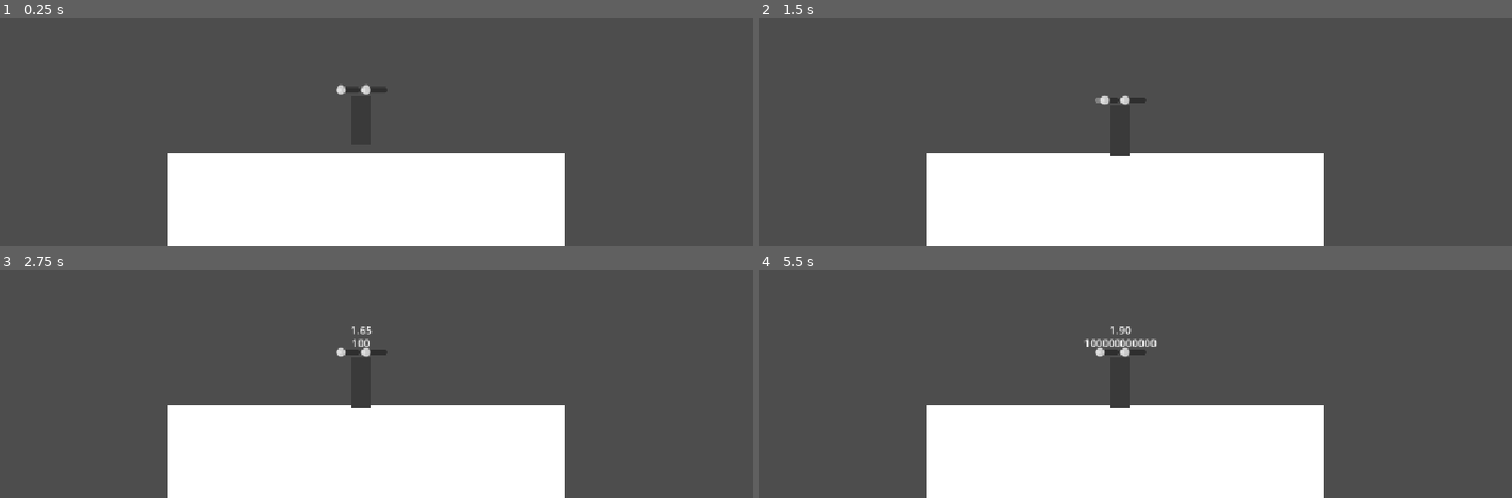
Above: before the commit, frames 1-4 (two rows, left to right).
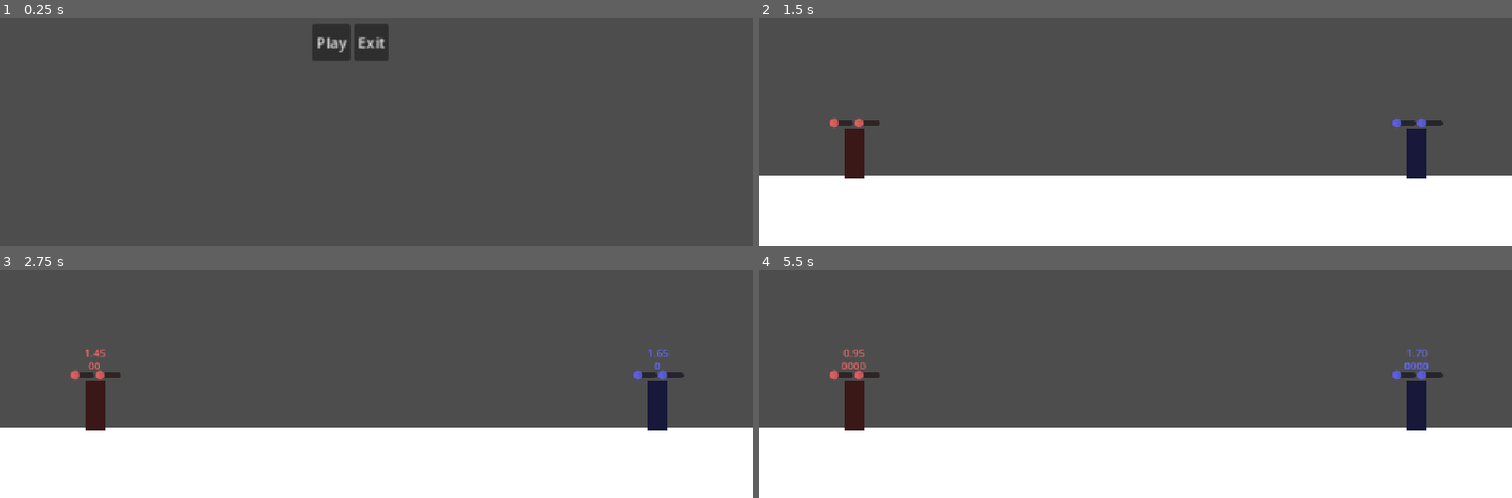
Above: after the commit, the same moments.

Repository: Bolb2019/OneKey
Game: Godot game, scene res://UI/menu.tscn
The game is run twice, just before and just after one commit, with the same random seed, the same clock (stepped at 60 frames per second) and the same inputs. Before the commit the project starts from res://Main/Main.tscn.
Inputs (mouse positions are in pixels of both pictures, inside the frame that each line leads up to):
- Up to frame 1 (0.25 s): no input
- Up to frame 2 (1.5 s): click (1090, 43) at 0.5 s, where only the run after the commit has a clickable "Play"; tap Enter at 1.25 s; move the mouse to (outside the picture) at 1.27 s; hold Right from 1.28 s (still down); hold Space (OneKey, bound only before the commit) from 1.28 s (still down); click (outside the picture) at 1.42 s
- Up to frame 3 (2.75 s): keep holding Right; tap Up at 1.52, 2.27 s; tap Q (OneKey_L, bound only after the commit) at 1.55, 2.1 s; move the mouse to (225, 308) at 2.02 s; release Space (OneKey, bound only before the commit) at 2.03 s; tap N (OneKey_R, bound only after the commit) at 2.3 s
- Up to frame 4 (5.5 s): tap Space (OneKey, bound only before the commit) at 2.75, 3.6, 4.25, 5.3 s; move the mouse to (outside the picture) at 2.77 s; release Right at 2.78 s; hold Left 2.78-3.53 s; hold Space (OneKey, bound only before the commit) 2.78-3.53 s; tap N (OneKey_R, bound only after the commit) at 2.85, 4.55, 5.1 s; tap Enter at 3.5, 5 s; move the mouse to (1097, 370) at 3.52 s; hold Right 3.53-5.03 s; click (1097, 370) at 3.67 s; tap Up at 3.77, 4.52, 5.27 s; tap Q (OneKey_L, bound only after the commit) at 3.8, 4.35 s; move the mouse to (1361, 349) at 4.27 s; move the mouse to (outside the picture) at 5.02 s; hold Left from 5.03 s (still down)

The runs differ from the first frame. In frame 1, 23% of the frame differs, in the area x 22-75%, y 2-100%; in frame 2, 21%; in frame 3, 22%; in frame 4, 22%.

Commit message:
This is better fahhh

Diff:
--- a/Main/Main.tscn
+++ b/Main/Main.tscn
@@ -3,24 +3,45 @@
 [ext_resource type="PackedScene" uid="uid://bhfg834if323s" path="res://Player/Player.tscn" id="1_lxy7q"]
 
 [sub_resource type="RectangleShape2D" id="RectangleShape2D_rxg2q"]
-size = Vector2(610, 233)
+size = Vector2(4454, 233)
 
 [node name="Node2D" type="Node2D" unique_id=1966251440]
 
 [node name="StaticBody2D" type="StaticBody2D" parent="." unique_id=1377056893]
+position = Vector2(5, 4)
 
 [node name="ColorRect" type="ColorRect" parent="StaticBody2D" unique_id=49552153]
-offset_left = 290.0
-offset_top = 324.0
-offset_right = 898.0
-offset_bottom = 557.0
+offset_left = -2239.0
+offset_top = -117.0
+offset_right = 2222.0
+offset_bottom = 116.0
+metadata/_edit_use_anchors_ = true
 
 [node name="CollisionShape2D" type="CollisionShape2D" parent="StaticBody2D" unique_id=1294998750]
-position = Vector2(594, 441)
+position = Vector2(-10, 0)
 shape = SubResource("RectangleShape2D_rxg2q")
 
-[node name="CharacterBody2D" parent="StaticBody2D/CollisionShape2D" unique_id=342607079 instance=ExtResource("1_lxy7q")]
-position = Vector2(-8, -197)
+[node name="ColorRect2" type="ColorRect" parent="StaticBody2D" unique_id=188453257]
+offset_left = -2573.0
+offset_top = -2251.0
+offset_right = -589.0
+offset_bottom = 78.0
+color = Color(0.5714965, 0.11769725, 0.093138106, 0.21568628)
+
+[node name="ColorRect3" type="ColorRect" parent="StaticBody2D" unique_id=721507646]
+offset_left = 604.0
+offset_top = -2250.0
+offset_right = 2588.0
+offset_bottom = 79.0
+color = Color(0.5714965, 0.11769725, 0.093138106, 0.21568628)
 
 [node name="Camera2D" type="Camera2D" parent="." unique_id=1984285792]
-position = Vector2(610, 142)
+position = Vector2(13, -330)
+
+[node name="Player_1" parent="." unique_id=342607079 instance=ExtResource("1_lxy7q")]
+modulate = Color(0.4, 0.41960785, 1, 1)
+position = Vector2(443, -228)
+
+[node name="Player_2" parent="." unique_id=959077909 instance=ExtResource("1_lxy7q")]
+modulate = Color(1, 0.41765028, 0.4195392, 1)
+position = Vector2(-418, -221)
--- a/Player/character_body_2d.gd
+++ b/Player/character_body_2d.gd
@@ -1,4 +1,6 @@
 extends CharacterBody2D
+
+var input = "OneKey_R"
 
 const MOVE_VELOCITY = 300.0
 const JUMP_VELOCITY = -400.0
@@ -15,18 +17,22 @@
 var hold_buffer = 0
 var combo_buffer = 0
 
+func _ready() -> void:
+	if name == "Player_2":
+		input = "OneKey_L"
+
 func _physics_process(delta: float) -> void:
 	time += delta
 	#Start input
-	if Input.is_action_just_pressed("OneKey"):
+	if Input.is_action_just_pressed(input):
 		hold_buffer = time + 1
 
-	if Input.is_action_pressed("OneKey"):
+	if Input.is_action_pressed(input):
 		$Combo/Charge.value = abs(hold_buffer - time - 1)
 		$Combo/Charge2.value = abs(hold_buffer - time - 1)
 
 	#decide if it's a dot or dash
-	if Input.is_action_just_released("OneKey"):
+	if Input.is_action_just_released(input):
 		if time > hold_buffer:
 			Combo_used = Combo_used + str(" ")
 		elif time > hold_buffer - 0.5:
--- /dev/null
+++ b/UI/menu.gd
@@ -0,0 +1,19 @@
+extends Control
+
+
+# Called when the node enters the scene tree for the first time.
+func _ready() -> void:
+	pass # Replace with function body.
+
+
+# Called every frame. 'delta' is the elapsed time since the previous frame.
+func _process(delta: float) -> void:
+	pass
+
+
+func _on_play_pressed() -> void:
+	get_tree().change_scene_to_file("res://Main/Main.tscn")
+
+
+func _on_exit_pressed() -> void:
+	get_tree().quit()
--- /dev/null
+++ b/UI/menu.tscn
@@ -0,0 +1,34 @@
+[gd_scene format=3 uid="uid://dr1mkwa4nlntj"]
+
+[ext_resource type="Script" uid="uid://umac1abxsa40" path="res://UI/menu.gd" id="1_fytbl"]
+
+[node name="Menu" type="Control" unique_id=1218142233]
+layout_mode = 3
+anchors_preset = 15
+anchor_right = 1.0
+anchor_bottom = 1.0
+grow_horizontal = 2
+grow_vertical = 2
+script = ExtResource("1_fytbl")
+
+[node name="HBoxContainer" type="HBoxContainer" parent="." unique_id=519811619]
+layout_mode = 0
+offset_left = 534.0
+offset_top = 302.0
+offset_right = 661.0
+offset_bottom = 342.0
+
+[node name="Play" type="Button" parent="HBoxContainer" unique_id=597477533]
+layout_mode = 2
+text = "Play"
+
+[node name="Exit" type="Button" parent="HBoxContainer" unique_id=1062670255]
+layout_mode = 2
+text = "Exit"
+
+[node name="Camera2D" type="Camera2D" parent="." unique_id=1929184221]
+position = Vector2(603, 314)
+zoom = Vector2(1.42, 1.42)
+
+[connection signal="pressed" from="HBoxContainer/Play" to="." method="_on_play_pressed"]
+[connection signal="pressed" from="HBoxContainer/Exit" to="." method="_on_exit_pressed"]
--- a/project.godot
+++ b/project.godot
@@ -11,7 +11,7 @@
 [application]
 
 config/name="OneKey"
-run/main_scene="uid://b843qeof3a3fe"
+run/main_scene="uid://dr1mkwa4nlntj"
 config/features=PackedStringArray("4.6", "Forward Plus")
 config/icon="res://icon.svg"
 
@@ -29,42 +29,46 @@
 
 [input]
 
-OneKey={
+OneKey_L={
 "deadzone": 0.2,
-"events": [Object(InputEventKey,"resource_local_to_scene":fa …(140 unchanged characters)… d":false,"keycode":0,"physical_keycode":32,"key_label":0,"unicode":32,"location":0,"echo":false,"script":null)
-, Object(InputEventKey,"resource_local_to_scene":false,"resource_name":"","device":-1,"window_id":0,"alt_pressed":false,"shift_pressed":false,"ctrl_pressed":false,"meta_pressed":false,"pressed":false,"keycode":0,"physical_keycode":81,"key_label":0,"unicode":113,"location":0,"echo":false,"script":null)
+"events": [Object(InputEventKey,"resource_local_to_scene":fa …(140 unchanged characters)… d":false,"keycode":0,"physical_keycode":81,"key_label":0,"unicode":113,"location":0,"echo":false,"script":null)
 , Object(InputEventKey,"resource_local_to_scene":false,"resource_name":"","device":-1,"window_id":0,"alt_pressed":false …(183 unchanged characters)…
 , Object(InputEventKey,"resource_local_to_scene":false,"resource_name":"","device":-1,"window_id":0,"alt_pressed":false …(183 unchanged characters)…
 , Object(InputEventKey,"resource_local_to_scene":false,"resource_name":"","device":-1,"window_id":0,"alt_pressed":false …(183 unchanged characters)…
-, Object(InputEventKey,"resource_local_to_scene":false,"reso …(132 unchanged characters)… ":false,"keycode":0,"physical_keycode":89,"key_label":0,"unicode":121,"location":0,"echo":false,"script":null)
-, Object(InputEventKey,"resource_local_to_scene":false,"reso …(131 unchanged characters)… d":false,"keycode":0,"physical_keycode":85,"key_label":0,"unicode":117,"location":0,"echo":false,"script":null)
-, Object(InputEventKey,"resource_local_to_scene":false,"reso …(132 unchanged characters)… ":false,"keycode":0,"physical_keycode":73,"key_label":0,"unicode":105,"location":0,"echo":false,"script":null)
-, Object(InputEventKey,"resource_local_to_scene":false,"reso …(131 unchanged characters)… d":false,"keycode":0,"physical_keycode":79,"key_label":0,"unicode":111,"location":0,"echo":false,"script":null)
-, Object(InputEventKey,"resource_local_to_scene":false,"reso …(132 unchanged characters)… ":false,"keycode":0,"physical_keycode":80,"key_label":0,"unicode":112,"location":0,"echo":false,"script":null)
+, Object(InputEventKey,"resource_local_to_scene":false,"reso …(132 unchanged characters)… ":false,"keycode":0,"physical_keycode":84,"key_label":0,"unicode":116,"location":0,"echo":false,"script":null)
+, Object(InputEventKey,"resource_local_to_scene":false,"reso …(131 unchanged characters)… d":false,"keycode":0,"physical_keycode":71,"key_label":0,"unicode":103,"location":0,"echo":false,"script":null)
+, Object(InputEventKey,"resource_local_to_scene":false,"reso …(132 unchanged characters)… ":false,"keycode":0,"physical_keycode":70,"key_label":0,"unicode":102,"location":0,"echo":false,"script":null)
+, Object(InputEventKey,"resource_local_to_scene":false,"reso …(131 unchanged characters)… d":false,"keycode":0,"physical_keycode":68,"key_label":0,"unicode":100,"location":0,"echo":false,"script":null)
+, Object(InputEventKey,"resource_local_to_scene":false,"reso …(132 unchanged characters)… ":false,"keycode":0,"physical_keycode":83,"key_label":0,"unicode":115,"location":0,"echo":false,"script":null)
 , Object(InputEventKey,"resource_local_to_scene":false,"resource_name":"","device":-1,"window_id":0,"alt_pressed":false …(182 unchanged characters)…
-, Object(InputEventKey,"resource_local_to_scene":false,"resource_name":"","device":-1,"window_id":0,"alt_pressed":false,"shift_pressed":false,"ctrl_pressed":false,"meta_pressed":false,"pressed":false,"keycode":0,"physical_keycode":83,"key_label":0,"unicode":115,"location":0,"echo":false,"script":null)
-, Object(InputEventKey,"resource_local_to_scene":false,"resource_name":"","device":-1,"window_id":0,"alt_pressed":false,"shift_pressed":false,"ctrl_pressed":false,"meta_pressed":false,"pressed":false,"keycode":0,"physical_keycode":68,"key_label":0,"unicode":100,"location":0,"echo":false,"script":null)
-, Object(InputEventKey,"resource_local_to_scene":false,"resource_name":"","device":-1,"window_id":0,"alt_pressed":false,"shift_pressed":false,"ctrl_pressed":false,"meta_pressed":false,"pressed":false,"keycode":0,"physical_keycode":70,"key_label":0,"unicode":102,"location":0,"echo":false,"script":null)
-, Object(InputEventKey,"resource_local_to_scene":false,"resource_name":"","device":-1,"window_id":0,"alt_pressed":false,"shift_pressed":false,"ctrl_pressed":false,"meta_pressed":false,"pressed":false,"keycode":0,"physical_keycode":71,"key_label":0,"unicode":103,"location":0,"echo":false,"script":null)
-, Object(InputEventKey,"resource_local_to_scene":false,"resource_name":"","device":-1,"window_id":0,"alt_pressed":false,"shift_pressed":false,"ctrl_pressed":false,"meta_pressed":false,"pressed":false,"keycode":0,"physical_keycode":72,"key_label":0,"unicode":104,"location":0,"echo":false,"script":null)
-, Object(InputEventKey,"resource_local_to_scene":false,"resource_name":"","device":-1,"window_id":0,"alt_pressed":false,"shift_pressed":false,"ctrl_pressed":false,"meta_pressed":false,"pressed":false,"keycode":0,"physical_keycode":74,"key_label":0,"unicode":106,"location":0,"echo":false,"script":null)
-, Object(InputEventKey,"resource_local_to_scene":false,"resource_name":"","device":-1,"window_id":0,"alt_pressed":false,"shift_pressed":false,"ctrl_pressed":false,"meta_pressed":false,"pressed":false,"keycode":0,"physical_keycode":75,"key_label":0,"unicode":107,"location":0,"echo":false,"script":null)
-, Object(InputEventKey,"resource_local_to_scene":false,"resource_name":"","device":-1,"window_id":0,"alt_pressed":false,"shift_pressed":false,"ctrl_pressed":false,"meta_pressed":false,"pressed":false,"keycode":0,"physical_keycode":76,"key_label":0,"unicode":108,"location":0,"echo":false,"script":null)
 , Object(InputEventKey,"resource_local_to_scene":false,"resource_name":"","device":-1,"window_id":0,"alt_pressed":false …(183 unchanged characters)…
 , Object(InputEventKey,"resource_local_to_scene":false,"resource_name":"","device":-1,"window_id":0,"alt_pressed":false …(183 unchanged characters)…
 , Object(InputEventKey,"resource_local_to_scene":false,"resource_name":"","device":-1,"window_id":0,"alt_pressed":false …(182 unchanged characters)…
 , Object(InputEventKey,"resource_local_to_scene":false,"resource_name":"","device":-1,"window_id":0,"alt_pressed":false …(183 unchanged characters)…
 , Object(InputEventKey,"resource_local_to_scene":false,"resource_name":"","device":-1,"window_id":0,"alt_pressed":false …(182 unchanged characters)…
-, Object(InputEventKey,"resource_local_to_scene":false,"resource_name":"","device":-1,"window_id":0,"alt_pressed":false,"shift_pressed":false,"ctrl_pressed":false,"meta_pressed":false,"pressed":false,"keycode":0,"physical_keycode":78,"key_label":0,"unicode":110,"location":0,"echo":false,"script":null)
+]
+}
+OneKey_R={
+"deadzone": 0.2,
+"events": [Object(InputEventKey,"resource_local_to_scene":false,"resource_name":"","device":-1,"window_id":0,"alt_pressed":false,"shift_pressed":false,"ctrl_pressed":false,"meta_pressed":false,"pressed":false,"keycode":0,"physical_keycode":78,"key_label":0,"unicode":110,"location":0,"echo":false,"script":null)
+, Object(InputEventKey,"resource_local_to_scene":false,"resource_name":"","device":-1,"window_id":0,"alt_pressed":false,"shift_pressed":false,"ctrl_pressed":false,"meta_pressed":false,"pressed":false,"keycode":0,"physical_keycode":72,"key_label":0,"unicode":104,"location":0,"echo":false,"script":null)
+, Object(InputEventKey,"resource_local_to_scene":false,"resource_name":"","device":-1,"window_id":0,"alt_pressed":false,"shift_pressed":false,"ctrl_pressed":false,"meta_pressed":false,"pressed":false,"keycode":0,"physical_keycode":89,"key_label":0,"unicode":121,"location":0,"echo":false,"script":null)
+, Object(InputEventKey,"resource_local_to_scene":false,"resource_name":"","device":-1,"window_id":0,"alt_pressed":false,"shift_pressed":false,"ctrl_pressed":false,"meta_pressed":false,"pressed":false,"keycode":0,"physical_keycode":85,"key_label":0,"unicode":117,"location":0,"echo":false,"script":null)
+, Object(InputEventKey,"resource_local_to_scene":false,"resource_name":"","device":-1,"window_id":0,"alt_pressed":false,"shift_pressed":false,"ctrl_pressed":false,"meta_pressed":false,"pressed":false,"keycode":0,"physical_keycode":74,"key_label":0,"unicode":106,"location":0,"echo":false,"script":null)
 , Object(InputEventKey,"resource_local_to_scene":false,"resource_name":"","device":-1,"window_id":0,"alt_pressed":false …(183 unchanged characters)…
 , Object(InputEventKey,"resource_local_to_scene":false,"resource_name":"","device":-1,"window_id":0,"alt_pressed":false …(182 unchanged characters)…
+, Object(InputEventKey,"resource_local_to_scene":false,"resource_name":"","device":-1,"window_id":0,"alt_pressed":false,"shift_pressed":false,"ctrl_pressed":false,"meta_pressed":false,"pressed":false,"keycode":0,"physical_keycode":75,"key_label":0,"unicode":107,"location":0,"echo":false,"script":null)
+, Object(InputEventKey,"resource_local_to_scene":false,"resource_name":"","device":-1,"window_id":0,"alt_pressed":false,"shift_pressed":false,"ctrl_pressed":false,"meta_pressed":false,"pressed":false,"keycode":0,"physical_keycode":73,"key_label":0,"unicode":105,"location":0,"echo":false,"script":null)
+, Object(InputEventKey,"resource_local_to_scene":false,"resource_name":"","device":-1,"window_id":0,"alt_pressed":false,"shift_pressed":false,"ctrl_pressed":false,"meta_pressed":false,"pressed":false,"keycode":0,"physical_keycode":79,"key_label":0,"unicode":111,"location":0,"echo":false,"script":null)
+, Object(InputEventKey,"resource_local_to_scene":false,"resource_name":"","device":-1,"window_id":0,"alt_pressed":false,"shift_pressed":false,"ctrl_pressed":false,"meta_pressed":false,"pressed":false,"keycode":0,"physical_keycode":76,"key_label":0,"unicode":108,"location":0,"echo":false,"script":null)
 , Object(InputEventKey,"resource_local_to_scene":false,"resource_name":"","device":-1,"window_id":0,"alt_pressed":false …(182 unchanged characters)…
 , Object(InputEventKey,"resource_local_to_scene":false,"resource_name":"","device":-1,"window_id":0,"alt_pressed":false …(182 unchanged characters)…
 , Object(InputEventKey,"resource_local_to_scene":false,"resource_name":"","device":-1,"window_id":0,"alt_pressed":false …(182 unchanged characters)…
+, Object(InputEventKey,"resource_local_to_scene":false,"resource_name":"","device":-1,"window_id":0,"alt_pressed":false,"shift_pressed":false,"ctrl_pressed":false,"meta_pressed":false,"pressed":false,"keycode":0,"physical_keycode":80,"key_label":0,"unicode":112,"location":0,"echo":false,"script":null)
+, Object(InputEventKey,"resource_local_to_scene":false,"resource_name":"","device":-1,"window_id":0,"alt_pressed":false,"shift_pressed":false,"ctrl_pressed":false,"meta_pressed":false,"pressed":false,"keycode":0,"physical_keycode":91,"key_label":0,"unicode":91,"location":0,"echo":false,"script":null)
 , Object(InputEventKey,"resource_local_to_scene":false,"resource_name":"","device":-1,"window_id":0,"alt_pressed":false …(182 unchanged characters)…
-, Object(InputEventKey,"resource_local_to_scene":false,"resource_name":"","device":-1,"window_id":0,"alt_pressed":false,"shift_pressed":false,"ctrl_pressed":false,"meta_pressed":false,"pressed":false,"keycode":0,"physical_keycode":91,"key_label":0,"unicode":91,"location":0,"echo":false,"script":null)
 , Object(InputEventKey,"resource_local_to_scene":false,"resource_name":"","device":-1,"window_id":0,"alt_pressed":false …(182 unchanged characters)…
-, null]
+]
 }
 
 [physics]
Not shown, added: UI/menu.gd.uid
